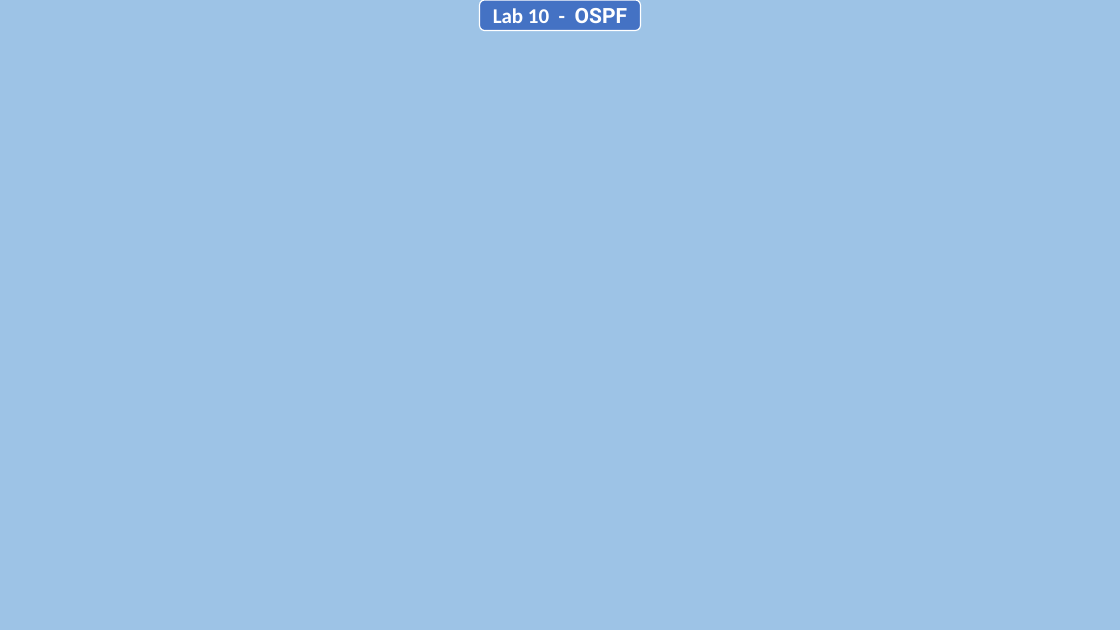
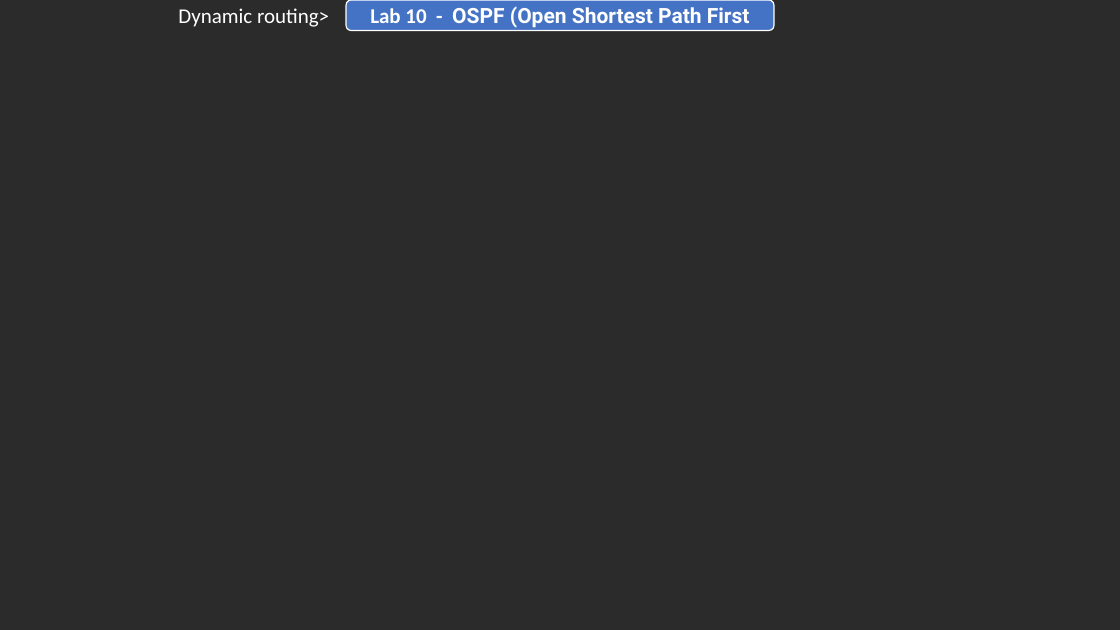
Before and after one commit to AntorPi314/MySave, a slide deck: slide 23 of Lab/Networking Lab/Final Assignment/Networking Lab (Final).pptx (slide 21 before the commit). Drawn at 1120x630 pixels with LibreOffice and Linux fonts; fonts in the diff are those of the drawing; background and template pictures are left out; a plain dark background stands for a picture behind light text. Boxes give left, top, right and bottom in pixels: in the first picture for what was removed or moved away, otherwise in the second. Text is boxed around its words. In the diff, an @@ line names an element or a change of style, - is before the commit and + after.

```diff
--- a/Lab/Networking Lab/Final Assignment/Networking Lab (Final).pptx
+++ b/Lab/Networking Lab/Final Assignment/Networking Lab (Final).pptx
@@ background #9DC3E6 to picture (left out) @@
@@ text added at [178, 8, 329, 27], 18 pt, text #FFFFFF @@
+Dynamic routing>
@@ rounded rectangle "Lab 10 - OSPF (Open ...": place and size @@
-rounded rectangle "Lab 10 - OSPF (Open ..." at [480, 0, 641, 30]
+rounded rectangle "Lab 10 - OSPF (Open ..." at [346, 0, 774, 30]
@@ text in rounded rectangle at [370, 7, 750, 28]: text changed; font Calibri to Roboto @@
-Lab 10 - OSPF
+Lab 10 - OSPF (Open Shortest Path First
```
Also in this commit, not shown: 3 slides added, 3 other files.
